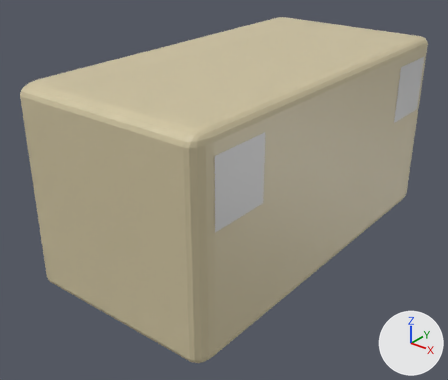
Two versions of the COLLADA model View/Blender/Behavior/Trans_Hashtag.dae, one commit apart.
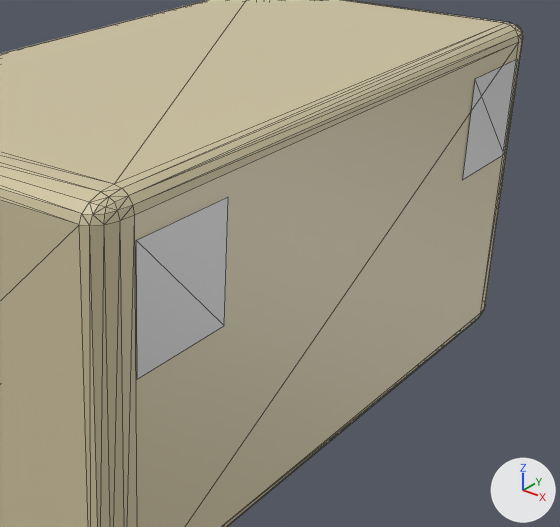
Each version appears first whole from a 50 mm lens placed at (1.76, -2.41, 1.22), pointed at (-0.05, -0.15, -0.18), and next in a close-up on the part from 31% to 100% of the width and 6% to 83% of the height. Arrows for +X, +Y and +Z are at lower right; the lights stay in place. The close-ups show mesh edges as thin lines. Where no turn or scale is listed for an object, it has been applied to the vertices.
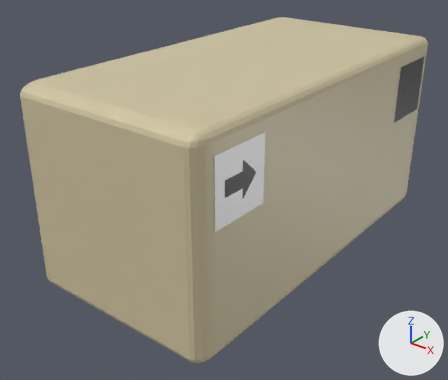
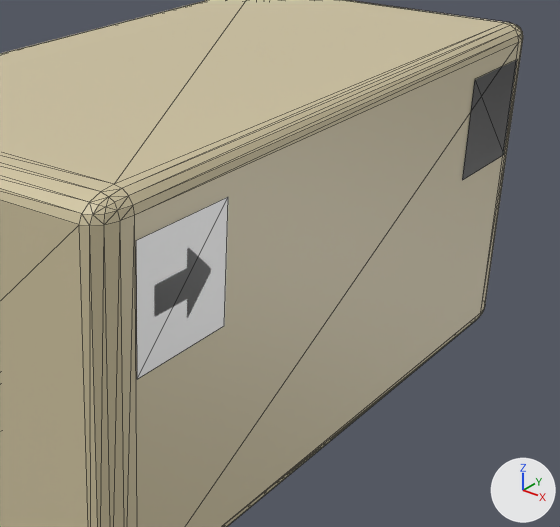
The newer file is also turned or shifted as a whole; pictures and numbers use the older file's frame.

Pixel boxes (x1, y1, x2, y2) of what changed, in the close-ups (560 x 527 px):
'Plane', surface changed: (136, 197, 228, 379) in both
'Plane_001', surface changed: (462, 60, 517, 180) in both

The change, as a list of edits to the scene's bpy script:
```text
Add img_hashtag_png:
    img_hashtag_png = load_image('Hashtag.png', '20160201/Hashtag.png', 600, 600, 'sRGB')
Add img_pfeil_jpg:
    img_pfeil_jpg = load_image('Pfeil.jpg', '20160201/Pfeil.jpg', 626, 508, 'sRGB')
Change mat_material_001:
    remove mat_material_001.base_color = (0.64, 0.64, 0.64)  # light grey #d1d1d1
    add mat_material_001.texture = img_pfeil_jpg
Change mat_material_002:
    remove mat_material_002.base_color = (0.64, 0.64, 0.64)  # light grey #d1d1d1
    add mat_material_002.texture = img_hashtag_png
```
